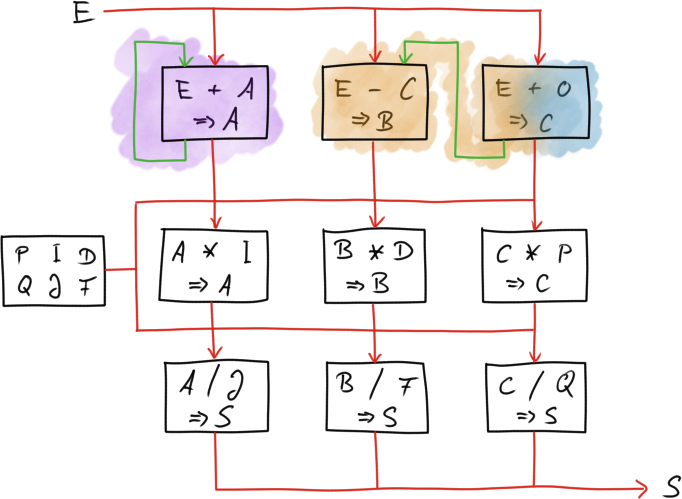
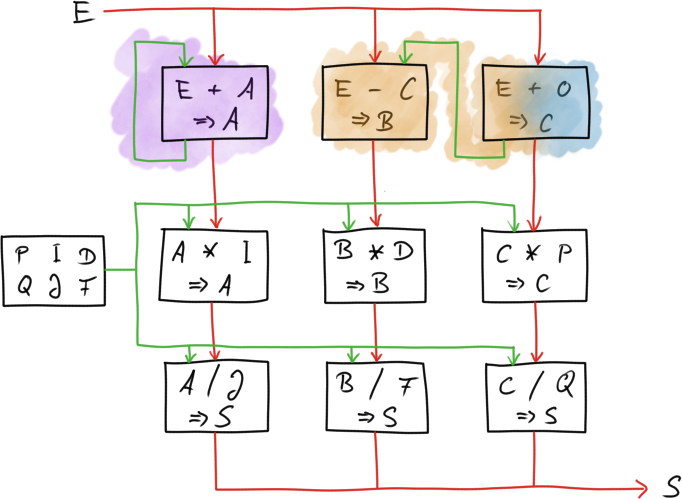
Layer changes from the first 682×499 image to the second:
removed layer "Wires" (in "Schema") from group "Schema" over [left=104, top=138, right=544, bottom=366]
added group "Wires" (in "Schema") with 2 layers in group "Schema" over [left=104, top=138, right=544, bottom=366]
added layer "Green" in group "Wires" over [left=104, top=138, right=544, bottom=366]
added layer "Red" in group "Wires" over [left=104, top=138, right=544, bottom=366]
